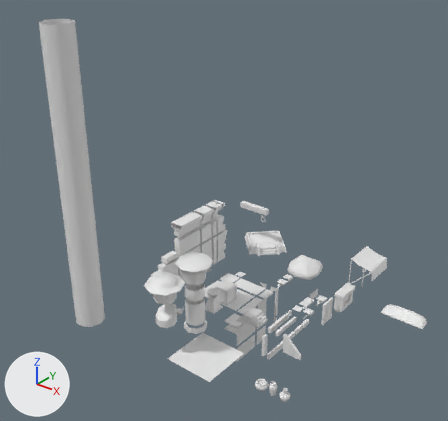
The FBX model Assets/Art/Environment/Modules/Models/ModularPacks/ModularAssets.fbx, before and after one commit.
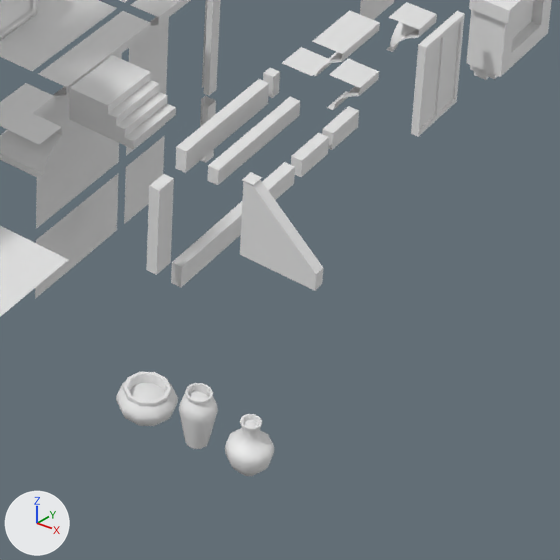
The first picture shows the older version from a 50 mm camera at (29.9, -27.8, 25.1) aimed at (6.0, 2.1, 6.6). The close-ups show the older and then the newer version on the part from 51% to 79% of the width and 70% to 100% of the height of that picture. Only the edits that show in the close-ups are written down. Every picture has the same lights, and +X, +Y and +Z are marked at lower left. Materials are left out; every surface is plain grey. Where no turn or scale is listed for an object, it has been applied to the vertices. Vertices at exactly the same position are counted once.

Script lines for the objects in view, before the commit:
```python
me_mesh_020 = bpy.data.meshes.new('Mesh.020')
me_mesh_020.from_pydata(...)  # 64 vertices, 49 faces; spans x -1.2..1.2, y -1.2..1.2, z 0.0
me_mesh_020.materials.append(mat_lambert7)
me_mesh_053 = bpy.data.meshes.new('Mesh.053')
me_mesh_053.from_pydata(...)  # 151 vertices, 150 faces; spans x -0.404..0.404, y -0.384..0.384, z -0.23..0.23
# faces by material slot: [130, 20]
me_mesh_053.materials.append(mat_standardsurface4)
me_mesh_053.materials.append(mat_sand3)
me_mesh_054 = bpy.data.meshes.new('Mesh.054')
me_mesh_054.from_pydata(...)  # 151 vertices, 150 faces; spans x -0.248..0.248, y -0.236..0.236, z -0.404..0.404
# faces by material slot: [130, 20]
me_mesh_054.materials.append(mat_standardsurface4)
me_mesh_054.materials.append(mat_sand3)
me_mesh_055 = bpy.data.meshes.new('Mesh.055')
me_mesh_055.from_pydata(...)  # 191 vertices, 190 faces; spans x -0.314..0.314, y -0.299..0.299, z -0.391..0.391
# faces by material slot: [170, 20]
me_mesh_055.materials.append(mat_standardsurface4)
me_mesh_055.materials.append(mat_sand3)
ob_floor4x4 = bpy.data.objects.new('Floor4x4', me_mesh_020)
ob_floor4x4.location = (5.66, 3.65, -1.51)
ob_jar1_low = bpy.data.objects.new('Jar1_Low', me_mesh_053)
ob_jar1_low.location = (14.13, -4.52, 0.3)
ob_jar2_low = bpy.data.objects.new('Jar2_Low', me_mesh_054)
ob_jar2_low.location = (14.93, -4.52, 0.48)
ob_jar3_low = bpy.data.objects.new('Jar3_Low', me_mesh_055)
ob_jar3_low.location = (15.73, -4.52, 0.46)
# also in view: 'Ornamentx0_Trimshit' at (11.1, 5.8, -1.8); 'MovableRoof' at (8.5, -2.9, -1.5); 'WallOrnamentx6_2' at (9.9, 3.7, -4.2); 'Window1' at (13.0, 5.0, -0.2); 'polySurface3' at (7.9, 3.1, -1.5)
```
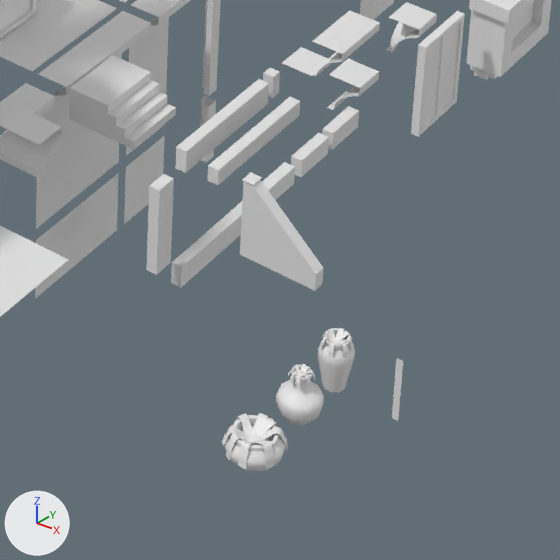
What differs and where, as boxes [x1, y1, x2, y2] in the close-ups (560 x 560 px):
```json
{"object": "Jar1_Low", "change": "reshaped, moved", "before": [116, 372, 178, 426], "after": [222, 413, 288, 471], "on screen": "6% wider, 7% taller"}
{"object": "Jar3_Low", "change": "moved", "before": [225, 414, 275, 476], "after": [276, 364, 324, 426]}
{"object": "Jar2_Low", "change": "moved", "before": [179, 383, 218, 449], "after": [317, 328, 355, 393]}
{"object": "BandagePlane", "change": "added", "after": [392, 358, 403, 421]}
```

Scene script edits in JSON lines:
```json
{"block": "me_mesh_053", "where": "# used by ob_jar1_low; location = (14.13, -4.52, 0.3)"}
{"op": "remove", "block": "me_mesh_053", "code": "me_mesh_053.from_pydata(...)  # 151 vertices, 150 faces; spans x -0.404..0.404, y -0.384..0.384, z -0.23..0.23"}
{"op": "add", "block": "me_mesh_053", "code": "me_mesh_053.from_pydata(...)  # 599 vertices, 474 faces; spans x -0.404..0.404, y -0.417..0.396, z -0.248..0.248"}
{"block": "me_mesh_053", "change": "me_mesh_053 part 1: 151 vertices removed from x -0.404..0.404, y -0.384..0.384, z -0.23..0.23; 599 vertices added at x -0.404..0.404, y -0.417..0.396, z -0.248..0.248"}
{"op": "add", "block": "me_mesh_083", "code": ["me_mesh_083 = bpy.data.meshes.new('Mesh.083')", "me_mesh_083.from_pydata([(-0.05, 0.0, -0.5), (0.05, 0.0, -0.5), (-0.05, 0.0, -0.4), (0.05, 0.0, -0.4), (-0.05, 0.0, -0.3), (0.05, 0.0, -0.3), (-0.05, 0.0, -0.2), (0.05, 0.0, -0.2), (-0.05, 0.0, -0.1), (0.05, 0.0, -0.1), (-0.05, 0.0, 0.0), (0.05, 0.0, 0.0), (-0.05, 0.0, 0.1), (0.05, 0.0, 0.1), (-0.05, 0.0, 0.2), (0.05, 0.0, 0.2), (-0.05, 0.0, 0.3), (0.05, 0.0, 0.3), (-0.05, 0.0, 0.4), (0.05, 0.0, 0.4), (-0.05, 0.0, 0.5), (0.05, 0.0, 0.5)], [], [(0, 1, 3, 2), (2, 3, 5, 4), (4, 5, 7, 6), (6, 7, 9, 8), (8, 9, 11, 10), (10, 11, 13, 12), (12, 13, 15, 14), (14, 15, 17, 16), (16, 17, 19, 18), (18, 19, 21, 20)])"]}
{"op": "set", "path": "ob_jar3_low.location", "old": "(15.73, -4.52, 0.46)", "new": "(15.73, -3.34, 0.47)"}
{"op": "set", "path": "ob_jar2_low.location", "old": "(14.93, -4.52, 0.48)", "new": "(15.75, -2.51, 0.49)"}
{"op": "set", "path": "ob_jar1_low.location", "old": "(14.13, -4.52, 0.3)", "new": "(15.68, -4.32, 0.31)"}
{"op": "add", "block": "ob_bandageplane", "code": ["ob_bandageplane = bpy.data.objects.new('BandagePlane', me_mesh_083)", "ob_bandageplane.location = (16.78, -2.69, 0.69)"]}
```
